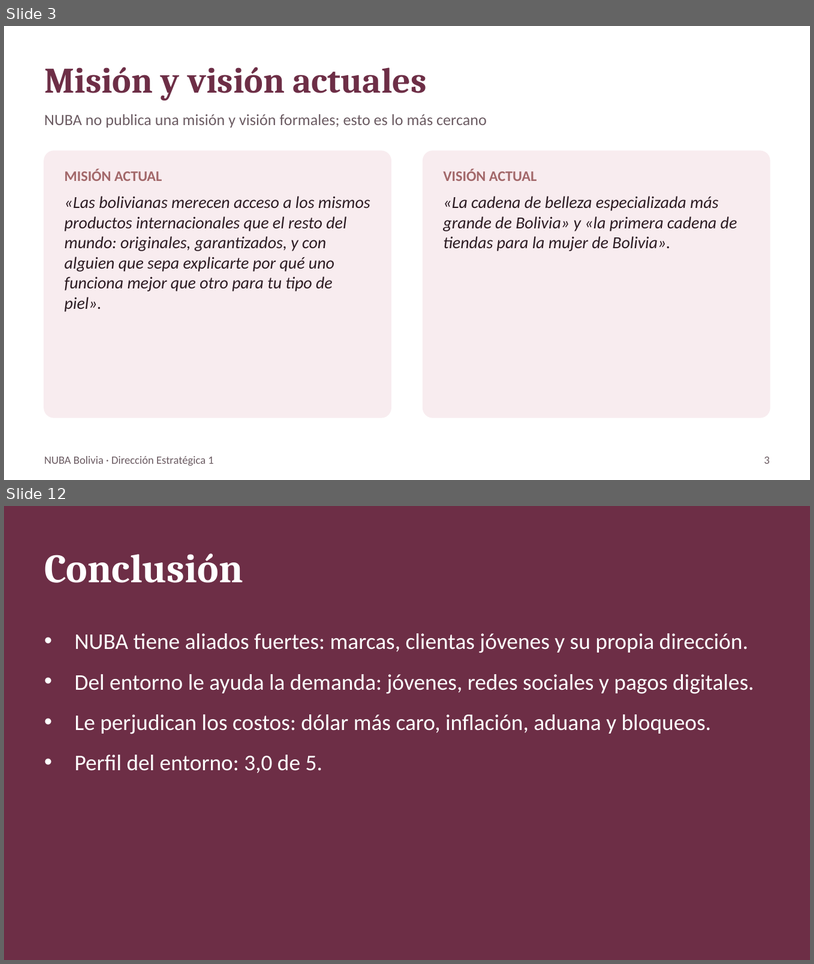
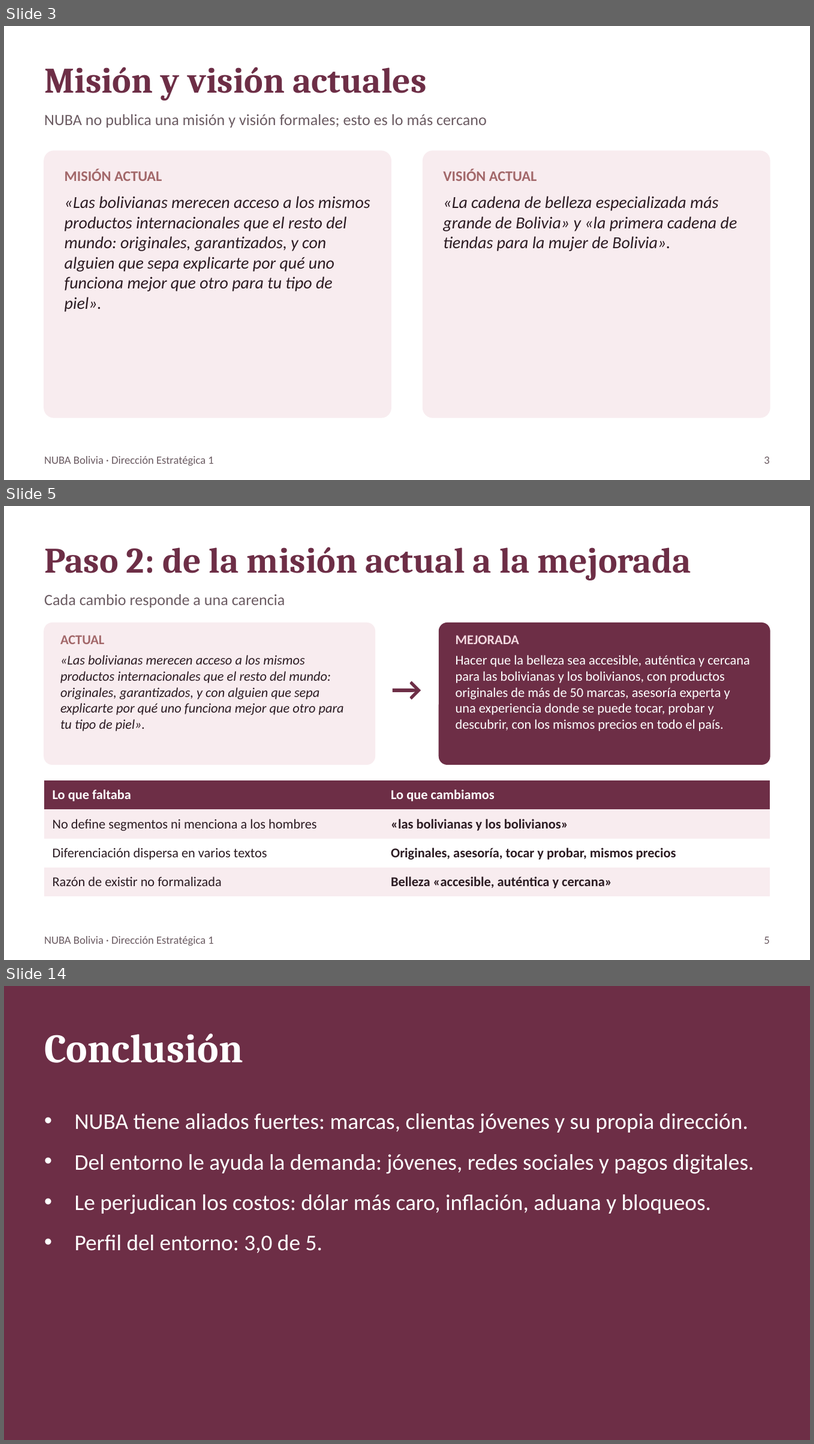
Before and after one commit to dholler01/SVDA, a slide deck: diapositivas/NUBA_Presentacion.pptx. Shown one above the other, each under a label of ours: slides 3 and 12 before the commit, slides 3, 5 and 14 after it; the slides between them are not shown. The pictures are 814x964 and 814x1444 pixels, drawn with LibreOffice and Linux fonts; fonts in the diff are those of the drawing. Boxes give left, top, right and bottom in pixels: in the first picture for what was removed or moved away, otherwise in the second. Text is boxed around its words. In the diff, an @@ line names an element or a change of style, - is before the commit and + after.

```diff
--- a/diapositivas/NUBA_Presentacion.pptx
+++ b/diapositivas/NUBA_Presentacion.pptx
@@ slide 5 added at [4, 506, 810, 960], background #FFFFFF @@
@@ text added at [44, 547, 692, 580], 32 pt, text #6D2E46, bold @@
+Paso 2: de la misión actual a la mejorada
@@ text added at [44, 594, 285, 607], 14 pt, text #6B5B62 @@
+Cada cambio responde a una carencia
@@ rounded rectangle added at [44, 623, 375, 764], fill #F8ECEF, outline #F8ECEF 1 pt @@
@@ rounded rectangle added at [440, 623, 770, 764], fill #6D2E46, outline #6D2E46 1 pt @@
@@ text added at [60, 635, 104, 644], 12 pt, text #A26769, bold @@
+ACTUAL
@@ text added at [456, 635, 519, 644], 12 pt, text #F3D9E0, bold @@
+MEJORADA
@@ text added at [60, 655, 344, 731], 12 pt, text #2B1B22, italic @@
+«Las bolivianas merecen acceso a los mismos productos internacionales que el resto del mundo: originales, garantizados, y con alguien que sepa explicarte por qué uno funciona mejor que otro para tu tipo de piel».
@@ text added at [377, 667, 438, 708], 30 pt, text #6D2E46, bold @@
+→
@@ text added at [456, 655, 750, 731], 12 pt, text #FFFFFF @@
+Hacer que la belleza sea accesible, auténtica y cercana para las bolivianas y los bolivianos, con productos originales de más de 50 marcas, asesoría experta y una experiencia donde se puede tocar, probar y descubrir, con los mismos precios en todo el país.
@@ table added at [44, 780, 770, 891], 4 rows, 2 columns @@
+Lo que faltaba | Lo que cambiamos
+No define segmentos ni menciona a los hombres | «las bolivianas y los bolivianos»
+Diferenciación dispersa en varios textos | Originales, asesoría, tocar y probar, mismos precios
+Razón de existir no formalizada | Belleza «accesible, auténtica y cercana»
@@ text added at [44, 936, 213, 945], 10 pt, text #6B5B62 @@
+NUBA Bolivia · Dirección Estratégica 1
@@ text added at [764, 936, 770, 943], 10 pt, text #6B5B62 @@
+5
@@ what was slide 12 is now slide 14 @@
```
Also in this commit, not shown: 9 slides changed, 1 other slide added, 1 other file.
